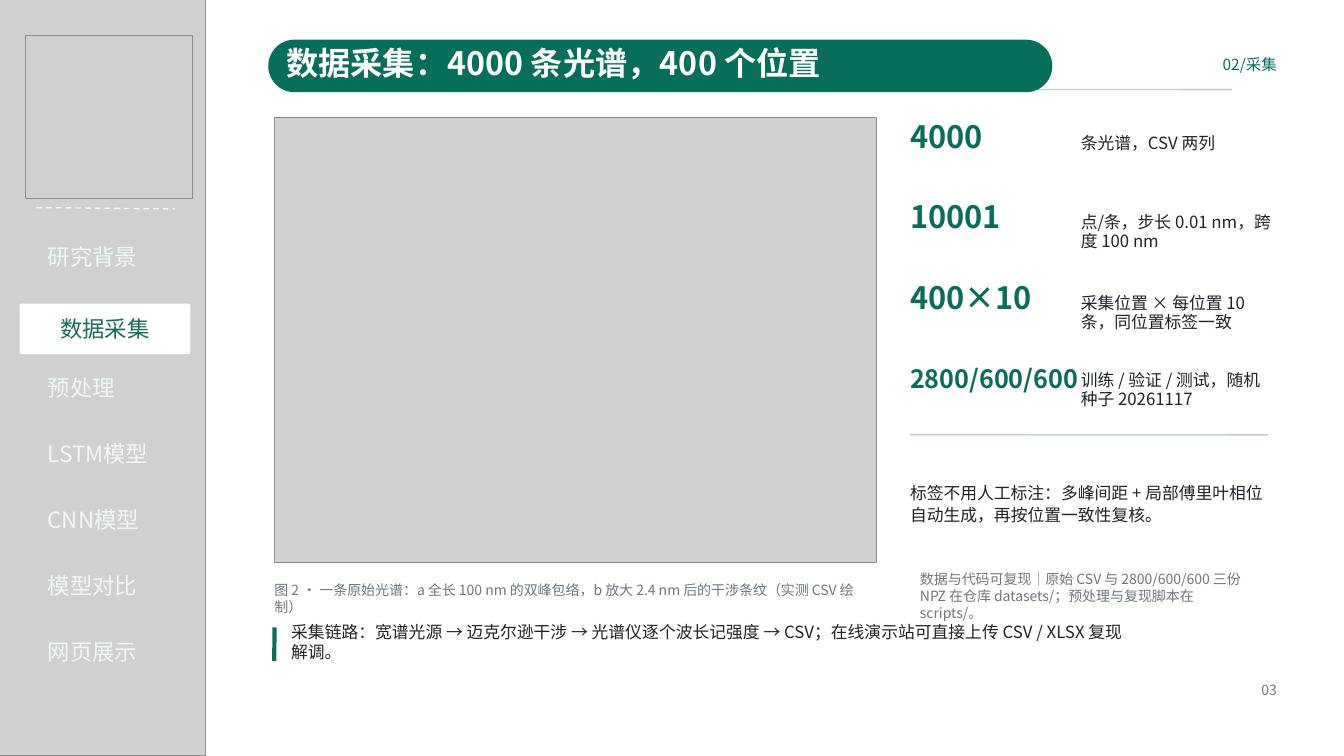
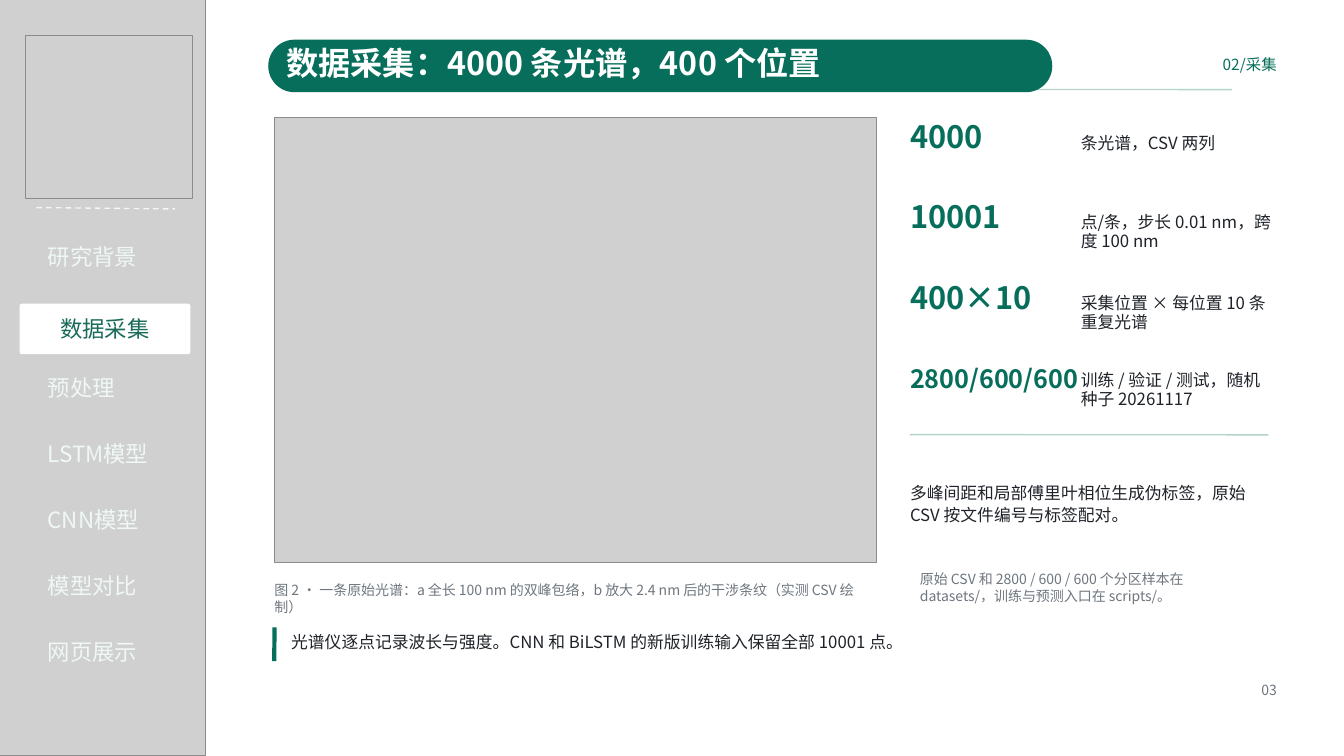
Before and after one commit to Kyson001/intelligent-demodulation-of-spectral-interference-signalsls, a slide deck: slide 3 of presentations/2.0.pptx. Drawn at 1344x756 pixels with LibreOffice and Linux fonts; fonts in the diff are those of the drawing; grey boxes stand for pictures. Boxes give left, top, right and bottom in pixels: in the first picture for what was removed or moved away, otherwise in the second. Text is boxed around its words. In the diff, an @@ line names an element or a change of style, - is before the commit and + after.

Commit message:
Train raw-spectrum CNN and BiLSTM and update project presentation

```diff
--- a/presentations/2.0.pptx
+++ b/presentations/2.0.pptx
@@ text at bbox=[1081, 295, 1266, 330]: text changed @@
-采集位置 × 每位置 10 条，同位置标签一致
+采集位置 × 每位置 10 条重复光谱
@@ text at bbox=[910, 485, 1246, 523]: text changed @@
-标签不用人工标注：多峰间距 + 局部傅里叶相位自动生成，再按位置一致性复核。
+多峰间距和局部傅里叶相位生成伪标签，原始 CSV 按文件编号与标签配对。
@@ text at bbox=[920, 572, 1184, 604]: text changed @@
-数据与代码可复现｜原始 CSV 与 2800/600/600 三份 NPZ 在仓库 datasets/；预处理与复现脚本在 scripts/。
+原始 CSV 和 2800 / 600 / 600 个分区样本在 datasets/，训练与预测入口在 scripts/。
@@ text at bbox=[291, 634, 903, 650]: text changed @@
-采集链路：宽谱光源 → 迈克尔逊干涉 → 光谱仪逐个波长记强度 → CSV；在线演示站可直接上传 CSV / XLSX 复现解调。
+光谱仪逐点记录波长与强度。CNN 和 BiLSTM 的新版训练输入保留全部 10001 点。
```
Also in this commit, not shown: 13 other slides changed, 18 other files.
